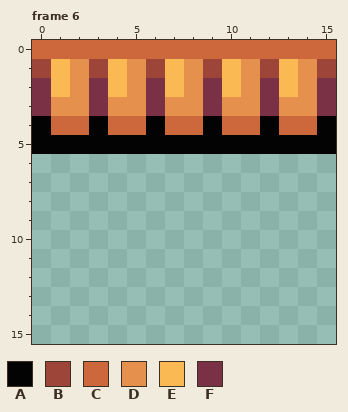
Two versions of one pixel-art file, graphics/enemy_hp_bar.aseprite. Above is the file before it was changed.
16x16 pixels, 6 frames. Shown: frame 6. The commit also changed other frames, which this record leaves out.
Palette (. is transparent): A #030303  B #9e4539  C #cd683d  D #e6904e  E #fbb954  F #7a3045
Pixels before, frame 6, first column x 0:
0 CCCCCCCCCCCCCCCC
1 BEDBEDBEDBEDBEDB
2 FEDFEDFEDFEDFEDF
3 FDDFDDFDDFDDFDDF
4 ACCACCACCACCACCA
5 AAAAAAAAAAAAAAAA
New version:
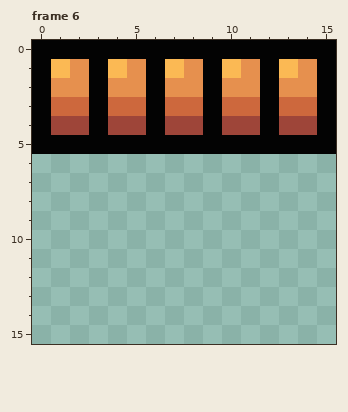
From old to new:
Changed rows in their new state; - is an unchanged pixel.
Frame 6:
first column x 0:
 0 AAAAAAAAAAAAAAAA
 1 A--A--A--A--A--A
 2 AD-AD-AD-AD-AD-A
 3 ACCACCACCACCACCA
 4 -BB-BB-BB-BB-BB-
Pixel boxes of the changes (left, top, right, bottom) in both pictures:
changed: (32, 40, 336, 135)
